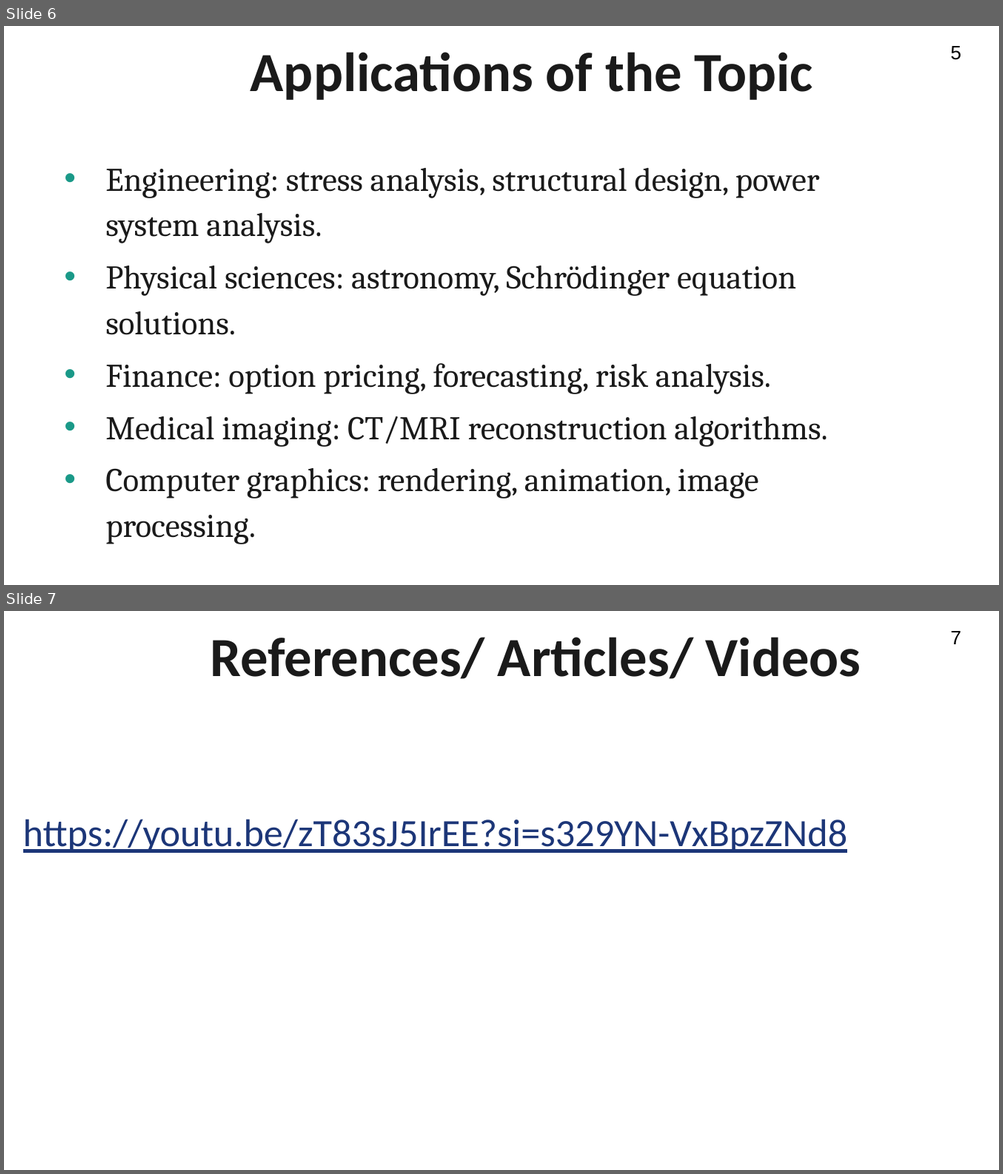
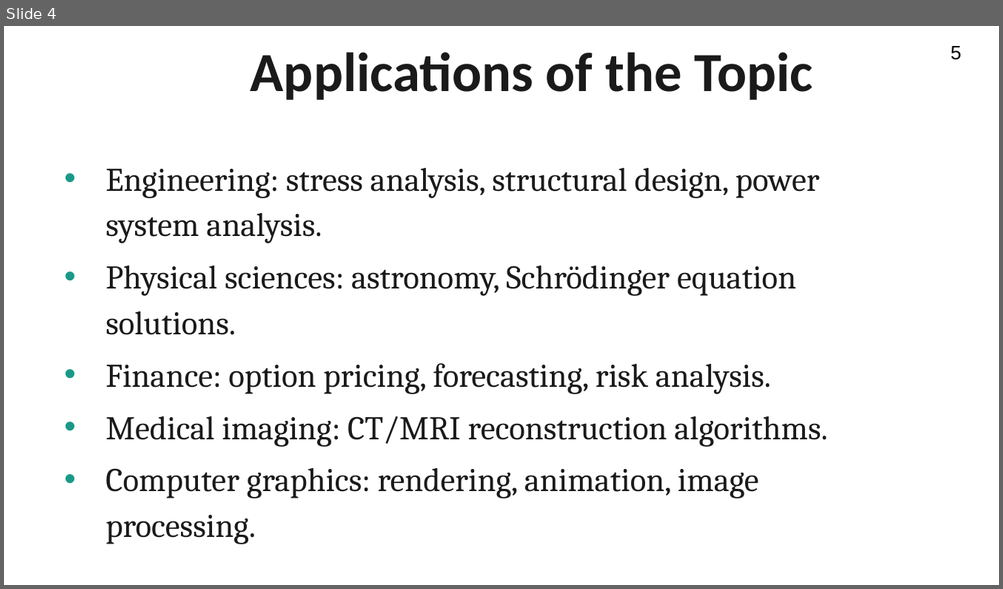
Before and after one commit to Shashankesi/Numerical_Methods, a slide deck: PPT/Unit-1/PPT - Lecture 1.1 .pptx. Shown one above the other, each under a label of ours: slides 6 and 7 before the commit, slide 4 after it. The pictures are 1003x1174 and 1003x589 pixels, drawn with LibreOffice and Linux fonts; fonts in the diff are those of the drawing; background and template pictures are left out. Boxes give left, top, right and bottom in pixels: in the first picture for what was removed or moved away, otherwise in the second. Text is boxed around its words. In the diff, an @@ line names an element or a change of style, - is before the commit and + after.

```diff
--- a/PPT/Unit-1/PPT - Lecture 1.1 .pptx
+++ b/PPT/Unit-1/PPT - Lecture 1.1 .pptx
@@ slide 7 removed at (4,611,999,1170), background #FFFFFF @@
@@ text removed at (950,631,962,644) @@
-7
@@ text removed at (210,637,861,679) @@
-References/ Articles/ Videos
@@ text removed at (23,819,848,853) @@
-https://youtu.be/zT83sJ5IrEE?si=s329YN-VxBpzZNd8
@@ what was slide 6 is now slide 4 @@
```
Also in this commit, not shown: 5 other slides removed, 1 other file.
